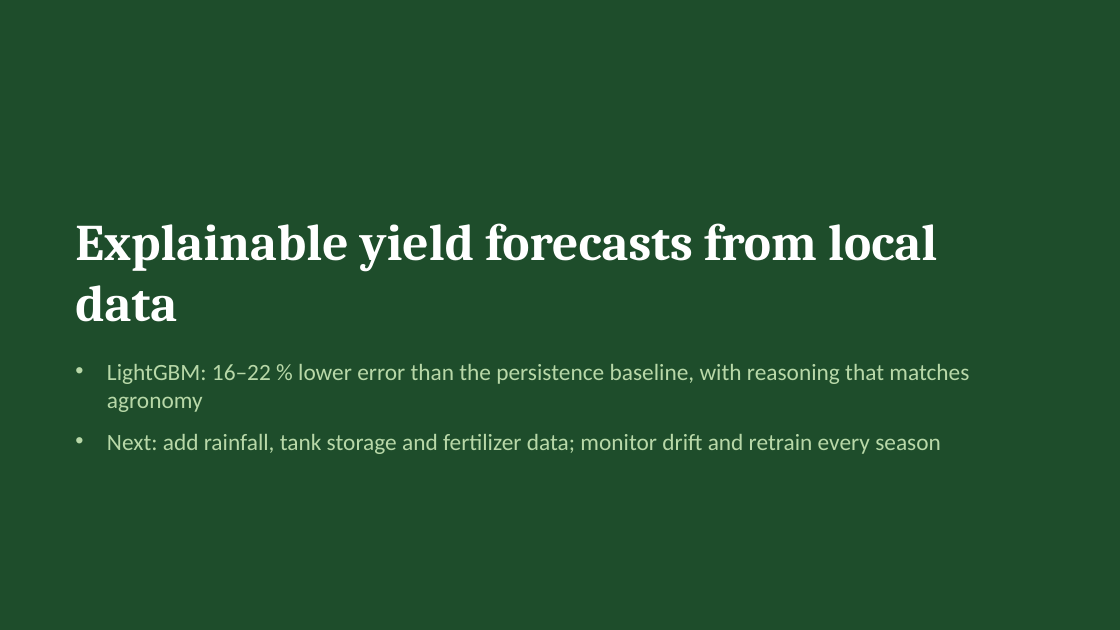
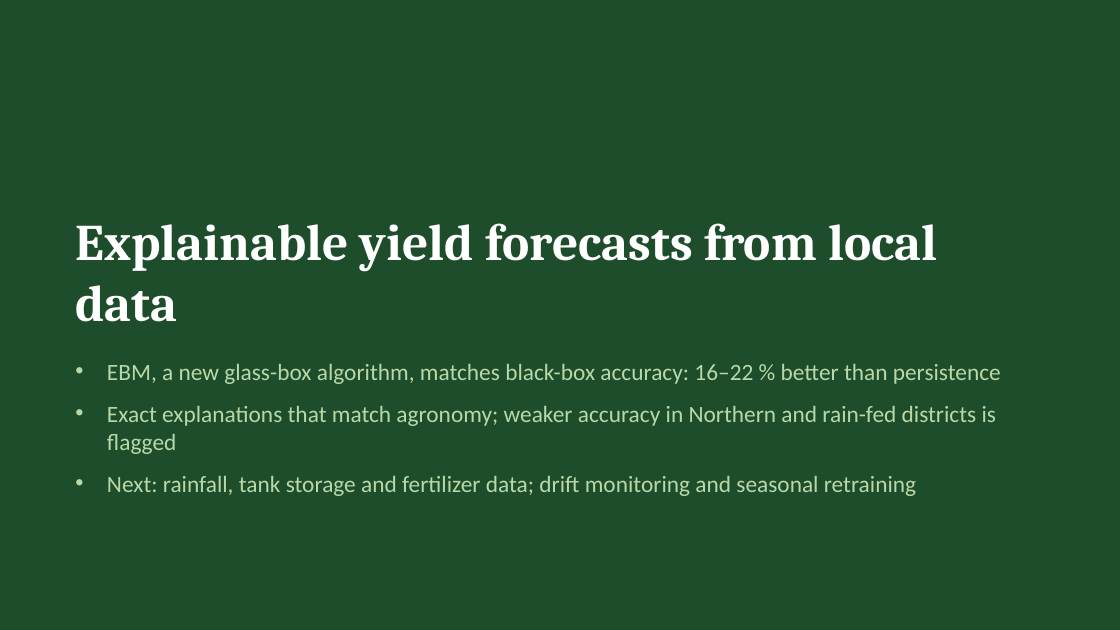
Before and after one commit to WarnaBuddhikaUom/paddy-yield-forecasting-sl, a slide deck: slide 11 of reports/Paddy_Yield_Forecasting_Slides.pptx. Drawn at 1120x630 pixels with LibreOffice and Linux fonts; fonts in the diff are those of the drawing. Boxes give left, top, right and bottom in pixels: in the first picture for what was removed or moved away, otherwise in the second. Text is boxed around its words. In the diff, an @@ line names an element or a change of style, - is before the commit and + after.

Commit message:
Update paddy yield forecasting model

```diff
--- a/reports/Paddy_Yield_Forecasting_Slides.pptx
+++ b/reports/Paddy_Yield_Forecasting_Slides.pptx
@@ text at <box>107,364,1001,496</box>: text changed @@
-• LightGBM: 16–22 % lower error than the persistence baseline, with reasoning that matches agronomy
-• Next: add rainfall, tank storage and fertilizer data; monitor drift and retrain every season
+• EBM, a new glass-box algorithm, matches black-box accuracy: 16–22 % better than persistence
+• Exact explanations that match agronomy; weaker accuracy in Northern and rain-fed districts is flagged
+• Next: rainfall, tank storage and fertilizer data; drift monitoring and seasonal retraining
```
Also in this commit, not shown: 2 other slides changed, 4 slides added, 4 slides removed, 27 other files.
